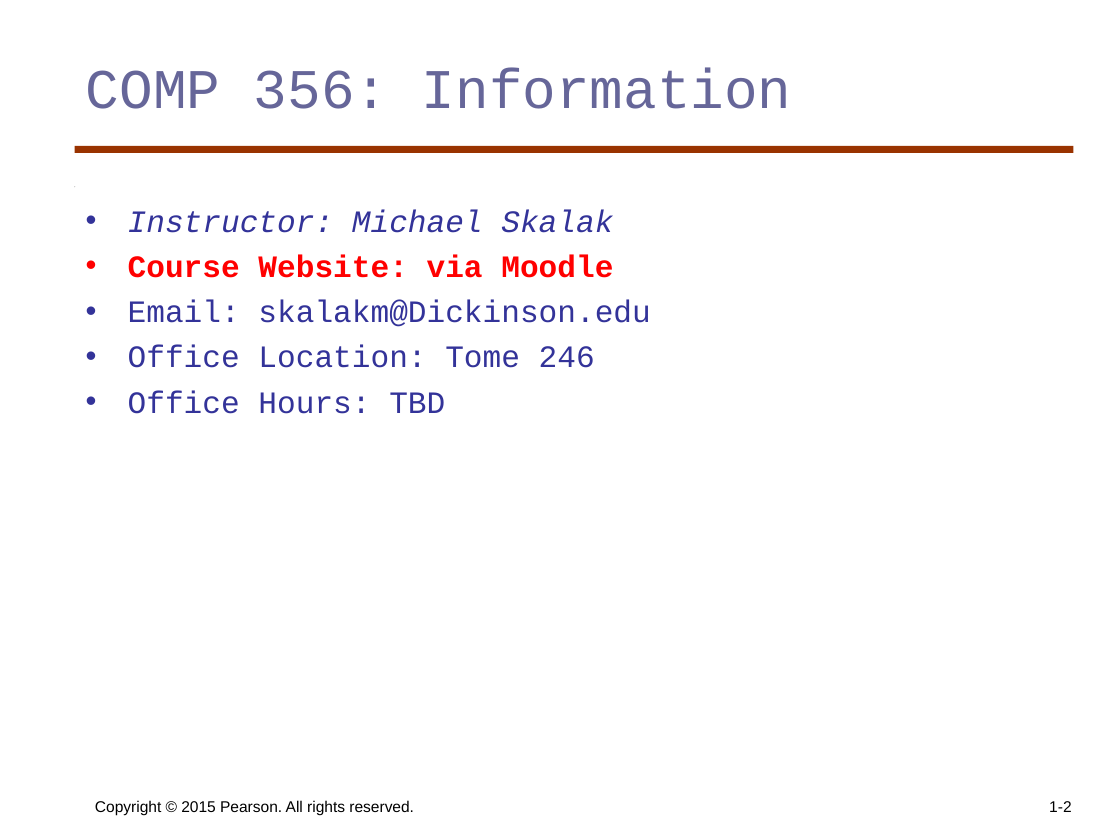
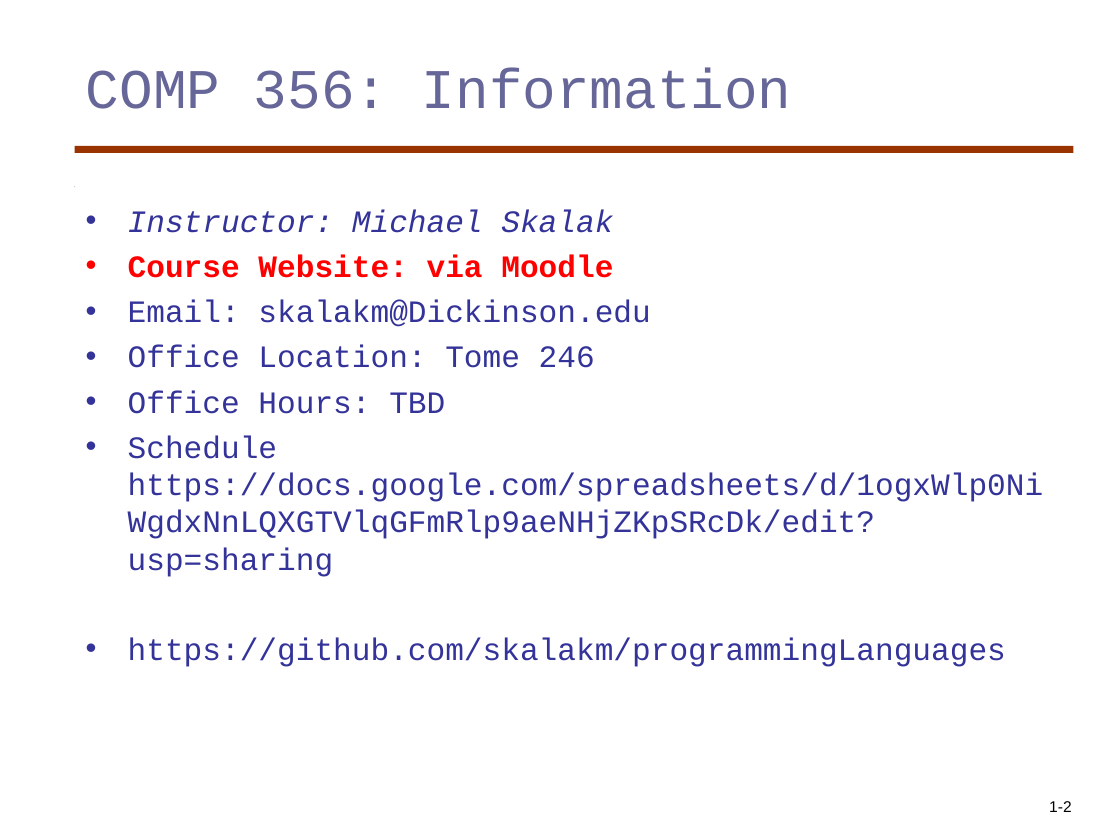
Before and after one commit to skalakm/programmingLanguages, a slide deck: slide 2 of PLNotes.ppt. Drawn at 1120x840 pixels with LibreOffice and Linux fonts; fonts in the diff are those of the drawing. Boxes give left, top, right and bottom in pixels: in the first picture for what was removed or moved away, otherwise in the second. Text is boxed around its words. In the diff, an @@ line names an element or a change of style, - is before the commit and + after.

```diff
--- a/PLNotes.ppt
+++ b/PLNotes.ppt
@@ text at bbox=[128, 435, 1044, 667]: paragraphs added @@
+• Schedule https://docs.google.com/spreadsheets/d/1ogxWlp0NiWgdxNnLQXGTVlqGFmRlp9aeNHjZKpSRcDk/edit?usp=sharing
+• https://github.com/skalakm/programmingLanguages
@@ text removed at bbox=[95, 800, 414, 815] @@
-Copyright © 2015 Pearson. All rights reserved.
```
Also in this commit, not shown: 4 other slides changed.
